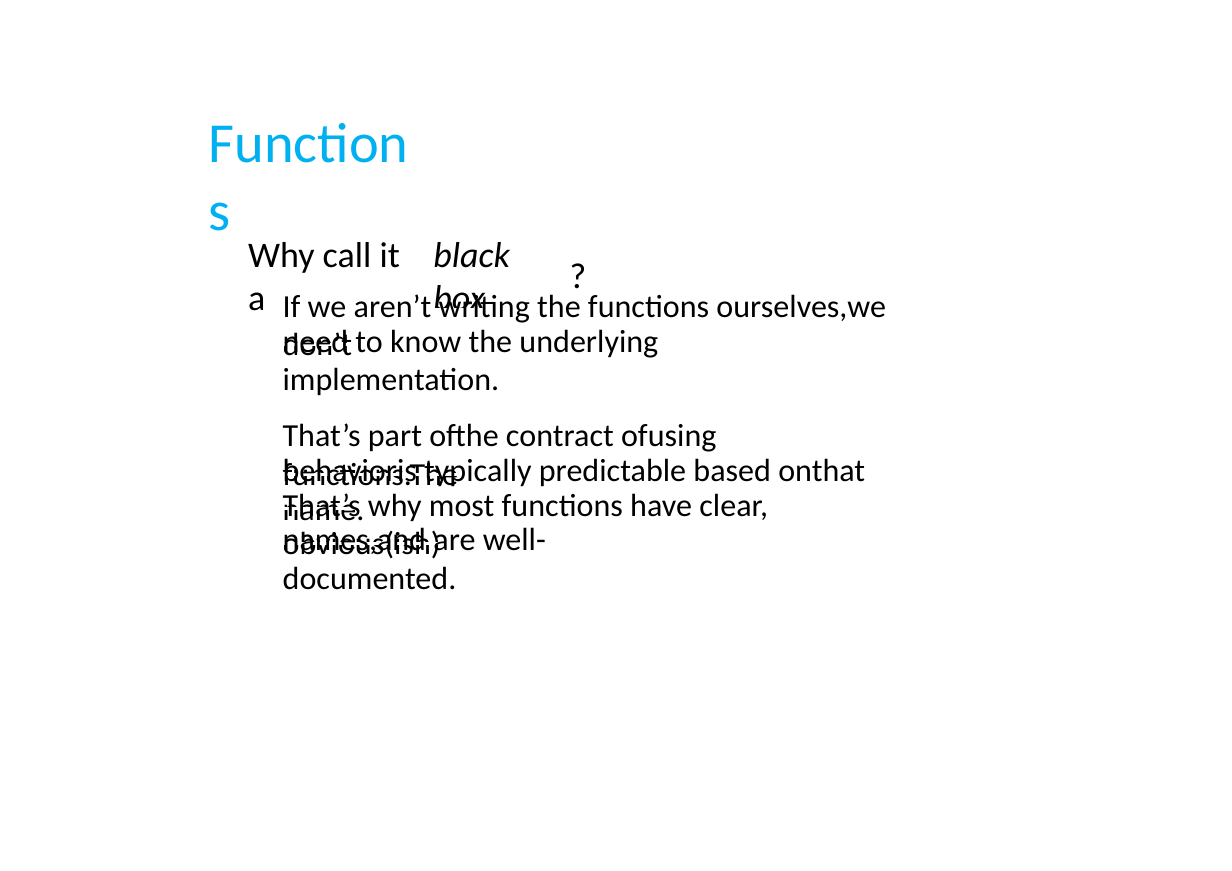
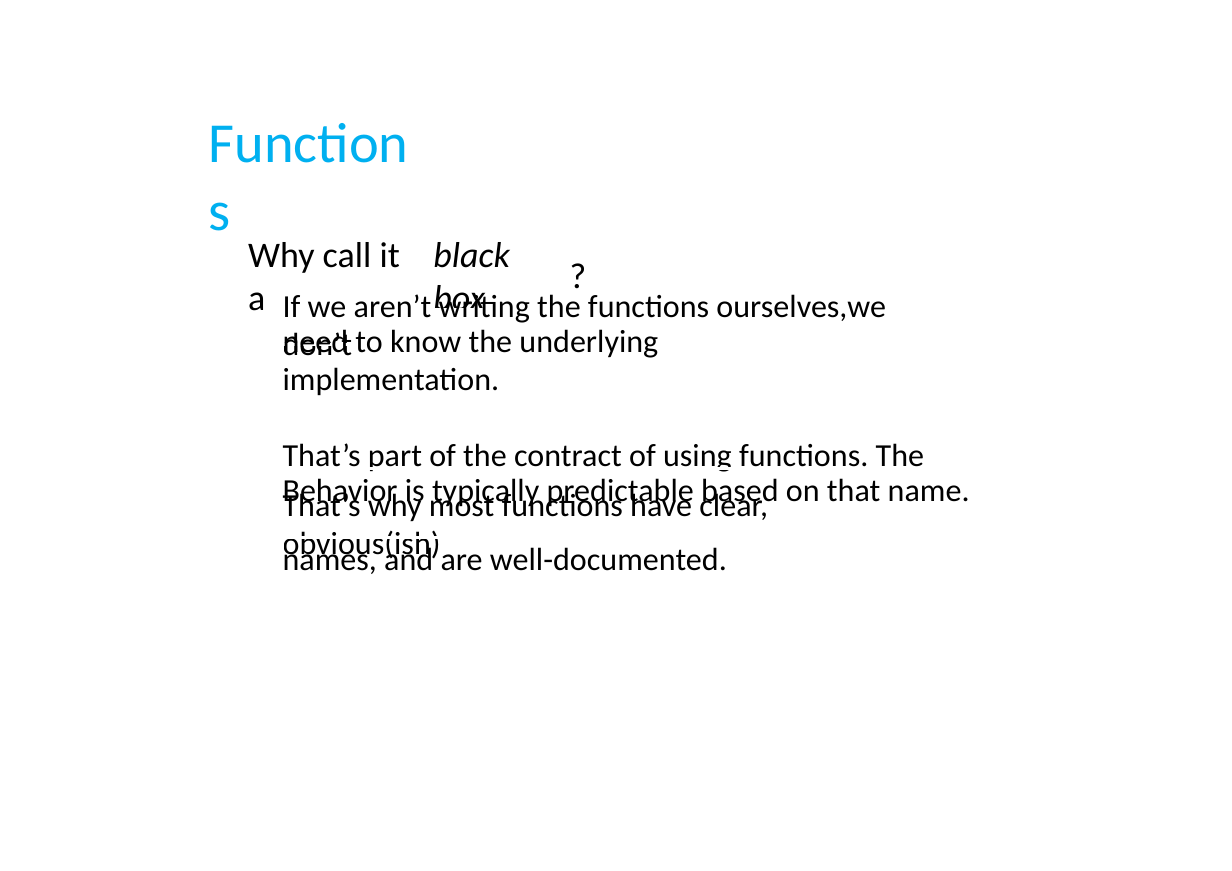
Before and after one commit to SQ4007-2025/website, a slide deck: slide 9 of tutorials/week_3/3.functions.pptx. Drawn at 1232x871 pixels with LibreOffice and Linux fonts; fonts in the diff are those of the drawing. Boxes give left, top, right and bottom in pixels: in the first picture for what was removed or moved away, otherwise in the second. Text is boxed around its words. In the diff, an @@ line names an element or a change of style, - is before the commit and + after.

Commit message:
Refresh Week 3 PowerPoint files for command line arguments and functions to ensure consistency and accessibility across formats.

```diff
--- a/tutorials/week_3/3.functions.pptx
+++ b/tutorials/week_3/3.functions.pptx
@@ text at <box>283,443,924,472</box>: spaces changed @@
-That’s part ofthe contract ofusing functions.The
+That’s part of the contract of using functions. The
@@ text at <box>283,478,970,509</box>: text changed @@
-behavioris typically predictable based onthat name.
+Behavior is typically predictable based on that name.
@@ text at <box>283,543,727,574</box>: spaces changed @@
-names,and are well-documented.
+names, and are well-documented.
```
Also in this commit, not shown: 6 other slides changed, 1 other file.
